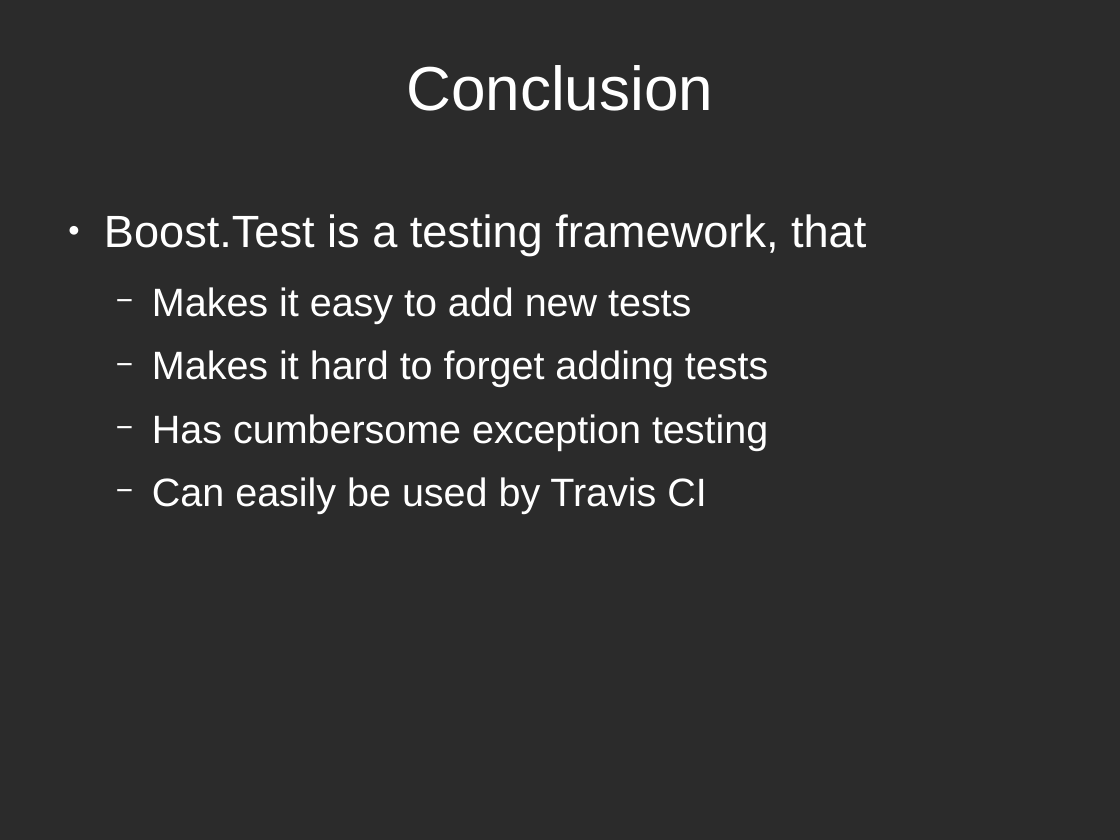
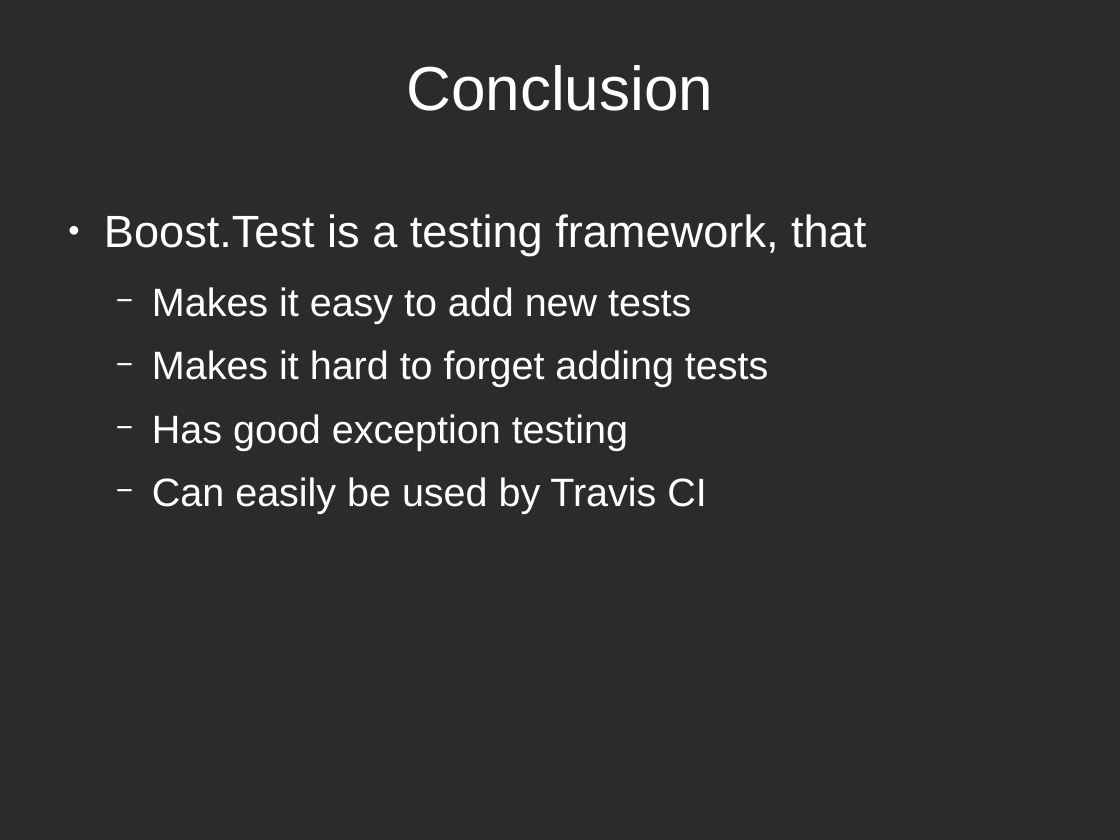
Before and after one commit to richelbilderbeek/CppPresentations, a slide deck: slide 24 of BoostTest/BoostTest.odp (slide 21 before the commit). Drawn at 1120x840 pixels with LibreOffice and Linux fonts; fonts in the diff are those of the drawing; background and template pictures are left out; a plain dark background stands for a picture behind light text. Boxes give left, top, right and bottom in pixels: in the first picture for what was removed or moved away, otherwise in the second. Text is boxed around its words. In the diff, an @@ line names an element or a change of style, - is before the commit and + after.

```diff
--- a/BoostTest/BoostTest.odp
+++ b/BoostTest/BoostTest.odp
@@ text at bbox=[152, 414, 628, 450]: text changed @@
-  − Has cumbersome exception testing
+  − Has good exception testing
```
Also in this commit, not shown: 1 other slide changed, 3 slides added, 8 other files.
